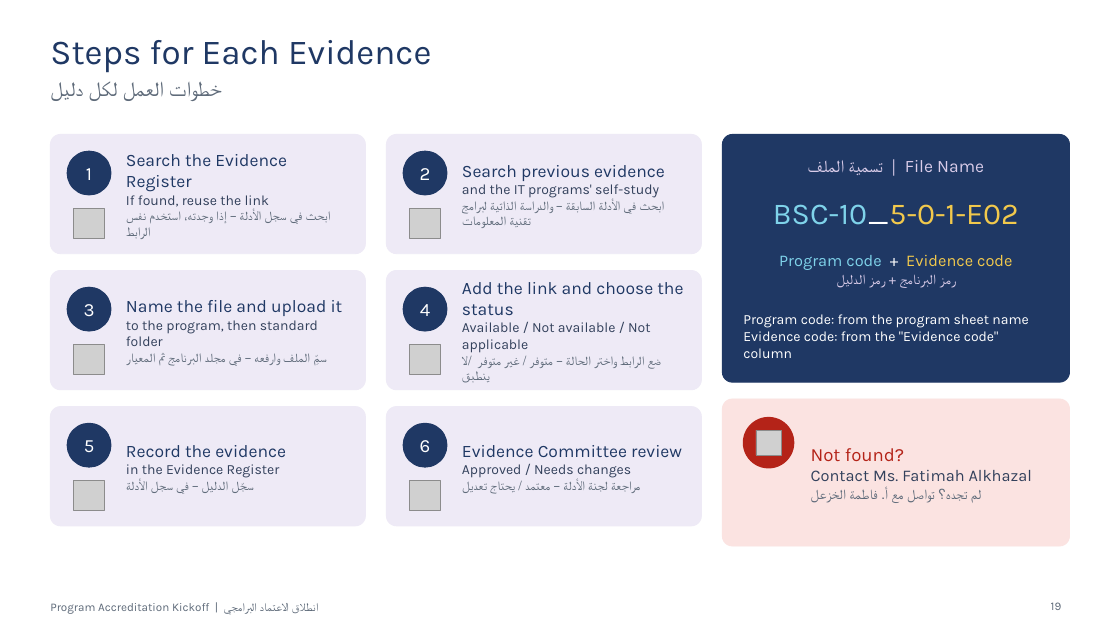
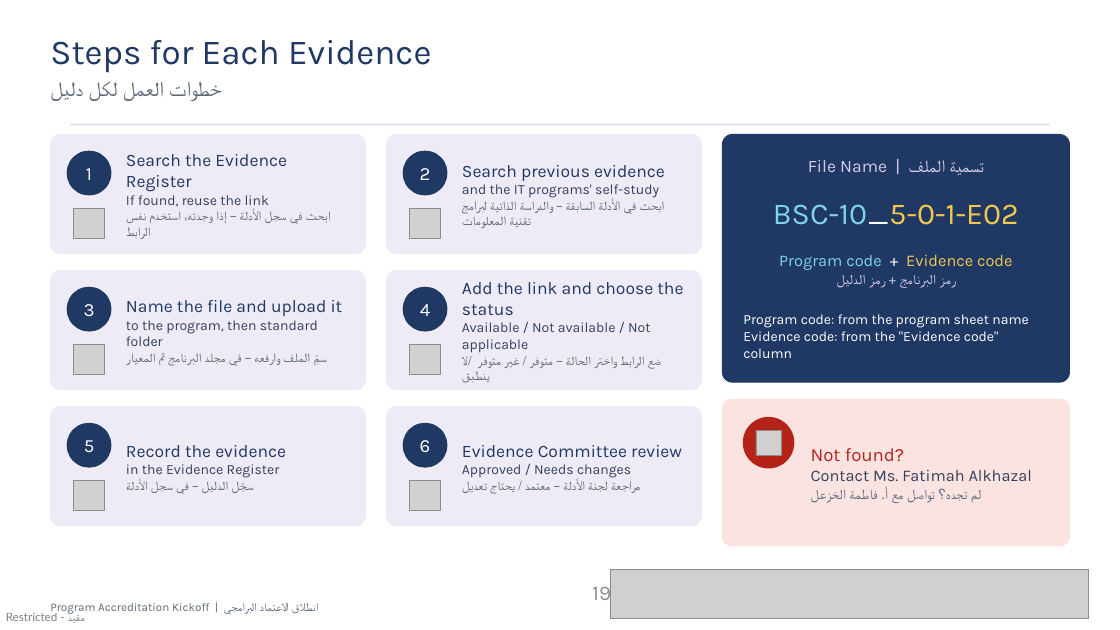
Before and after one commit to Nahlah/Test, a slide deck: slide 19 of عرض_انطلاق_الاعتماد/عرض_انطلاق_الاعتماد_البرامجي.pptx. Drawn at 1120x630 pixels with LibreOffice and Linux fonts; fonts in the diff are those of the drawing; grey boxes stand for pictures; background and template pictures are left out. Boxes give left, top, right and bottom in pixels: in the first picture for what was removed or moved away, otherwise in the second. Text is boxed around its words. In the diff, an @@ line names an element or a change of style, - is before the commit and + after.

```diff
--- a/عرض_انطلاق_الاعتماد/عرض_انطلاق_الاعتماد_البرامجي.pptx
+++ b/عرض_انطلاق_الاعتماد/عرض_انطلاق_الاعتماد_البرامجي.pptx
@@ line added from (70, 124) to (1050, 124), #DED6EA 1 pt @@
@@ page number added at [592, 581, 611, 606], 18 pt, text #8D8D8D @@
+19
@@ picture added at [610, 570, 1088, 618] @@
@@ text added at [6, 612, 85, 623], 10 pt, text #000000 at 50% opacity @@
+Restricted - مقيد
```
Also in this commit, not shown: 19 other slides changed, 2 slides added, 3 slides removed, 1 other file.
